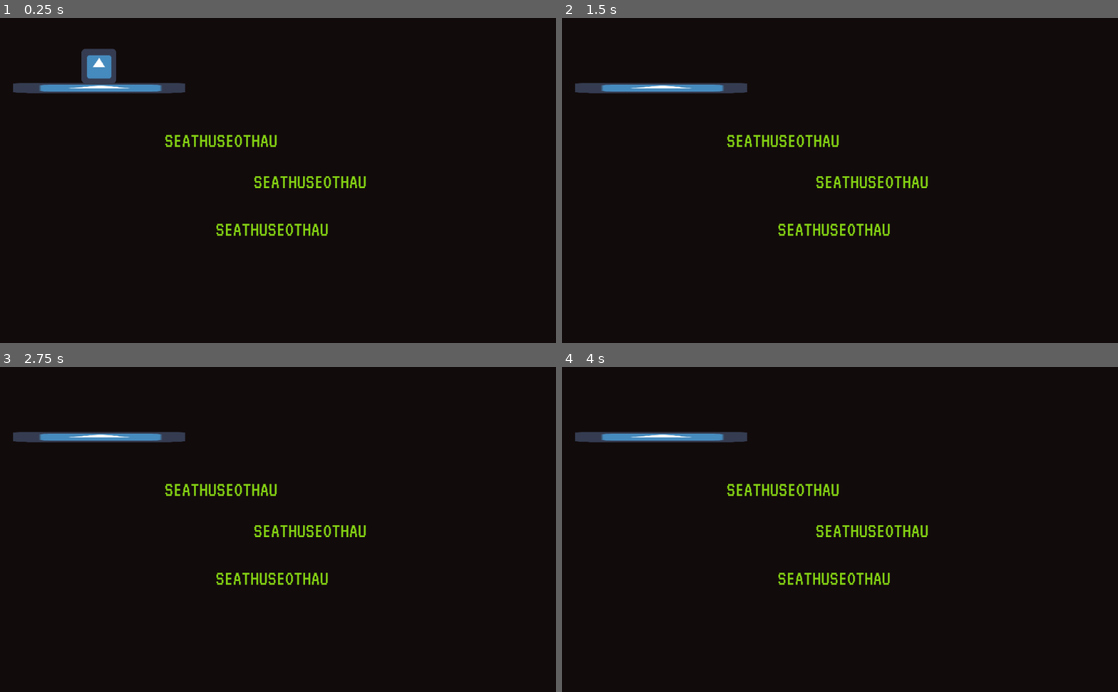
Above: before the commit, frames 1-4 (two rows, left to right).
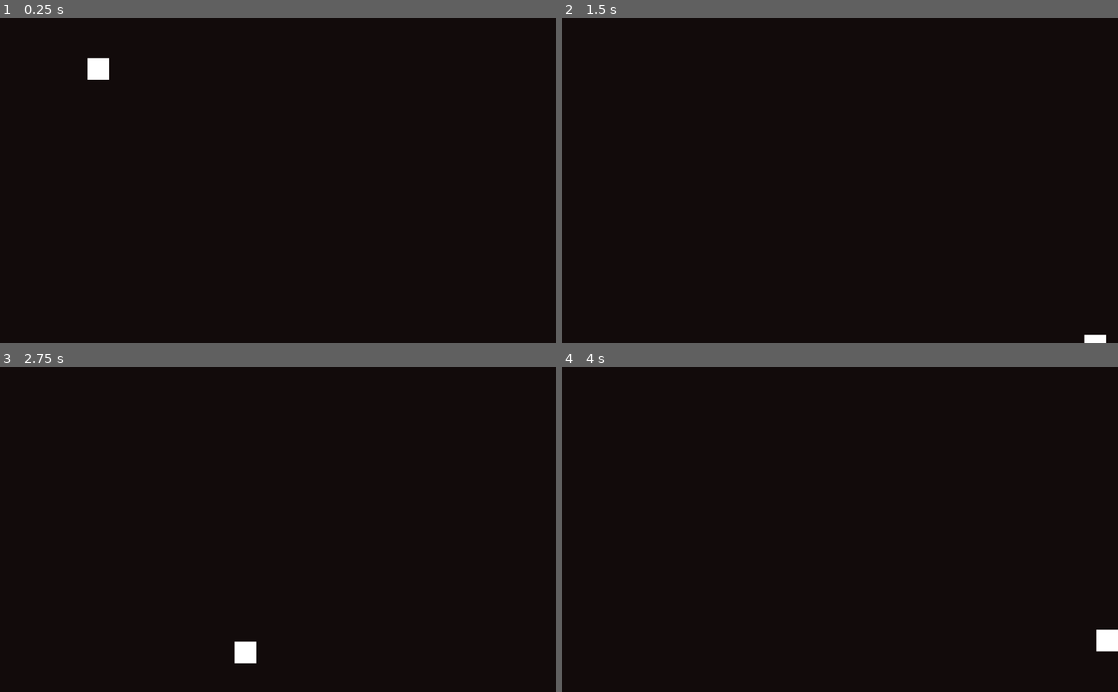
Above: after the commit, the same moments.

Repository: zsaquarian/wowie-3.0-game
Game: Godot game, scene res://Main.tscn
Same seed, same stepped clock (60 frames per second), same inputs: the game is played once before the commit and once after it. The engine's default icon, where the game draws it, is replaced by a stand-in: a white triangle on a blue panel in a dark square.
Inputs:
- Up to frame 1 (0.25 s): no input
- Up to frame 2 (1.5 s): hold Space (jump) 0.53-1.28 s; hold Right (right) from 0.53 s (still down); tap Space (jump) at 1.35 s
- Up to frame 3 (2.75 s): tap Space (jump) at 1.52, 1.82 s; tap Enter at 2 s; release Right (right) at 2.03 s; hold Left (left) from 2.03 s (still down); hold Space (jump) from 2.03 s (still down)
- Up to frame 4 (4 s): release Left (left) at 2.78 s; release Space (jump) at 2.78 s; hold Right (right) from 2.78 s (still down); tap Space (jump) at 2.85, 3.02, 3.32 s; hold Space (jump) from 3.53 s (still down)

The runs differ from the first frame. In frame 1, 3.0% of the frame differs, in the area x 2-66%, y 9-68%; in frame 2, 2.5%; in frame 3, 2.6%; in frame 4, 2.6%.

Commit message:
:sparkles: Started levels
Started work on levels and cleaned up some stuff

Diff:
--- a/Main.tscn
+++ b/Main.tscn
@@ -1,14 +1,12 @@
-[gd_scene load_steps=6 format=2]
+[gd_scene load_steps=4 format=2]
 
 [ext_resource path="res://Player.tscn" type="PackedScene" id=1]
-[ext_resource path="res://icon.png" type="Texture" id=2]
-[ext_resource path="res://TerminalText.tscn" type="PackedScene" id=3]
-
-[sub_resource type="RectangleShape2D" id=1]
-extents = Vector2( 159.179, 10 )
 
 [sub_resource type="RectangleShape2D" id=2]
 extents = Vector2( 518.582, 60.7674 )
+
+[sub_resource type="RectangleShape2D" id=3]
+extents = Vector2( 83.6766, 304.141 )
 
 [node name="Main" type="Node2D"]
 
@@ -17,28 +15,22 @@
 
 [node name="Floor" type="Node2D" parent="."]
 
-[node name="StaticBody2D" type="StaticBody2D" parent="Floor"]
-position = Vector2( 186.165, 128.803 )
+[node name="BottomFloor" type="StaticBody2D" parent="Floor"]
 
-[node name="CollisionShape2D" type="CollisionShape2D" parent="Floor/StaticBody2D"]
-shape = SubResource( 1 )
-
-[node name="Sprite" type="Sprite" parent="Floor/StaticBody2D"]
-position = Vector2( -3.44326, 0.264867 )
-scale = Vector2( 4.94816, 0.296451 )
-texture = ExtResource( 2 )
-
-[node name="TerminalText" parent="Floor" instance=ExtResource( 3 )]
-position = Vector2( 571.06, 301.948 )
-
-[node name="TerminalText2" parent="Floor" instance=ExtResource( 3 )]
-position = Vector2( 407.011, 225.581 )
-
-[node name="TerminalText3" parent="Floor" instance=ExtResource( 3 )]
-position = Vector2( 501.14, 390.477 )
-
-[node name="StaticBody2D2" type="StaticBody2D" parent="Floor"]
-
-[node name="CollisionShape2D" type="CollisionShape2D" parent="Floor/StaticBody2D2"]
+[node name="CollisionShape2D" type="CollisionShape2D" parent="Floor/BottomFloor"]
 position = Vector2( 519.321, 685.733 )
 shape = SubResource( 2 )
+
+[node name="RightWall" type="StaticBody2D" parent="Floor"]
+
+[node name="CollisionShape2D" type="CollisionShape2D" parent="Floor/RightWall"]
+position = Vector2( 1107.75, 294.192 )
+shape = SubResource( 3 )
+
+[node name="LeftWall" type="StaticBody2D" parent="Floor"]
+
+[node name="CollisionShape2D" type="CollisionShape2D" parent="Floor/LeftWall"]
+position = Vector2( -85.5978, 299.531 )
+shape = SubResource( 3 )
+
+[node name="Level" type="Node2D" parent="."]
--- a/Player.gd
+++ b/Player.gd
@@ -1,7 +1,7 @@
 extends KinematicBody2D
 
 var velocity = Vector2(0, 0)
-const SPEED = 150
+const SPEED = 100
 const JUMP_FORCE = -600
 
 func _physics_process(_delta):
@@ -12,10 +12,9 @@
 
 	velocity.y += 30
 
-	if Input.is_action_just_pressed("jump") and is_on_floor():
+	if Input.is_action_pressed("jump") and is_on_floor():
 		velocity.y = JUMP_FORCE
 
 	velocity = move_and_slide(velocity, Vector2.UP)
 
-
 	velocity.x = lerp(velocity.x, 0, 0.1)
--- a/Player.tscn
+++ b/Player.tscn
@@ -1,17 +1,24 @@
-[gd_scene load_steps=4 format=2]
+[gd_scene load_steps=3 format=2]
 
 [ext_resource path="res://Player.gd" type="Script" id=1]
-[ext_resource path="res://icon.png" type="Texture" id=2]
 
 [sub_resource type="RectangleShape2D" id=1]
-extents = Vector2( 27.1537, 30.0143 )
+extents = Vector2( 20, 20 )
 
 [node name="Player" type="KinematicBody2D"]
 script = ExtResource( 1 )
 
 [node name="CollisionShape2D" type="CollisionShape2D" parent="."]
 shape = SubResource( 1 )
+__meta__ = {
+"_edit_group_": true
+}
 
-[node name="Sprite" type="Sprite" parent="."]
-position = Vector2( 0.707108, 0 )
-texture = ExtResource( 2 )
+[node name="ColorRect" type="ColorRect" parent="."]
+margin_left = -20.0
+margin_top = -20.0
+margin_right = 20.0
+margin_bottom = 20.0
+__meta__ = {
+"_edit_use_anchors_": false
+}
--- a/TerminalText.gd
+++ b/TerminalText.gd
@@ -18,9 +18,9 @@
 	label.text = text
 	var size = font.get_string_size(text)
 	label.rect_size.x = size.x
-	label.rect_size.y = size.y
+	label.rect_size.y = size.y - 10
 
 	label.rect_position.x = -size.x / 2
-	label.rect_position.y = -size.y / 2
+	label.rect_position.y = -size.y / 2 - 5
 
 	collision.shape.set_extents(Vector2(size.x / 2, size.y / 2))
--- a/TerminalText.tscn
+++ b/TerminalText.tscn
@@ -6,7 +6,6 @@
 
 [node name="TerminalText" type="StaticBody2D"]
 script = ExtResource( 1 )
-text = "SEATHUSEOTHAU"
 
 [node name="CollisionShape2D" type="CollisionShape2D" parent="."]
 shape = SubResource( 1 )
--- /dev/null
+++ b/levels/Level1.tscn
@@ -0,0 +1,3 @@
+[gd_scene format=2]
+
+[node name="Level1" type="Node2D"]
